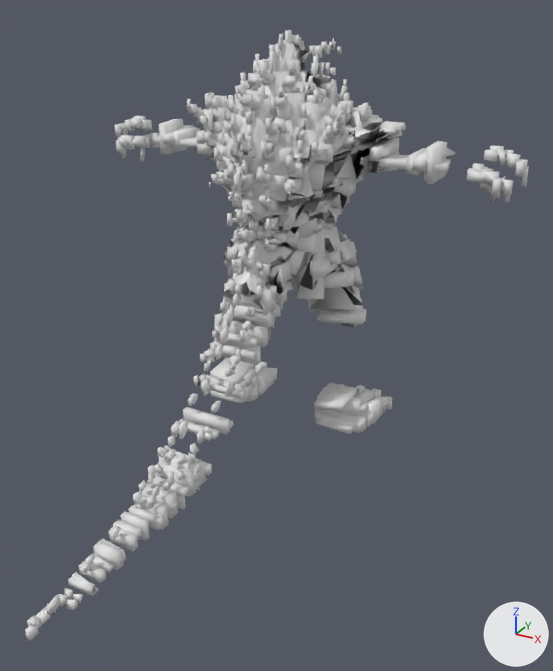
A saved change to the OBJ model src/main/resources/assets/kn8/meshes/kaiju_no2/body.obj.
Camera for both pictures: a 50 mm camera at (8.11, -15.67, 9.58) aimed at (1.42, -3.51, 3.5). The lights are fixed; the arrows at lower right show +X, +Y and +Z. The older version comes first. Where no turn or scale is listed for an object, it has been applied to the vertices. Vertices at exactly the same position are counted once.

Names of what the first picture shows: 'body'.
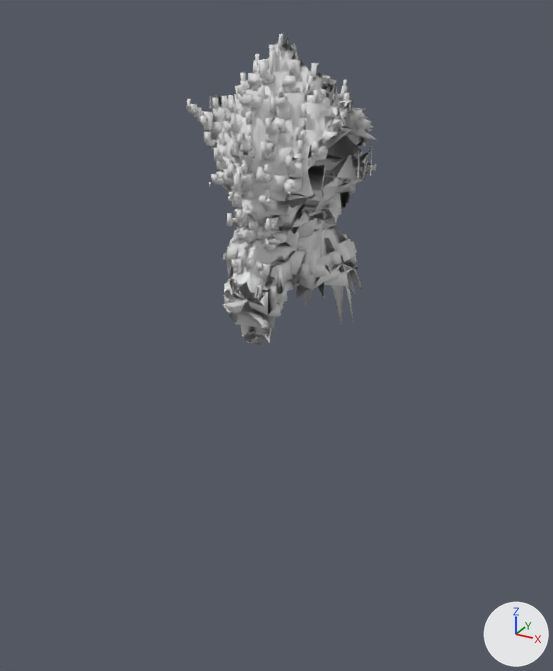
Changed parts and their boxes (x1, y1, x2, y2) in the pictures (553 x 671 px; the box of a moved part takes in the faces that stretch with it):
'body', reshaped (62% narrower, 49% shorter)
    before: (25, 30, 529, 641)
    after: (187, 34, 377, 344)
part 1 of me_body, deleted
    before: (25, 35, 529, 641)
part 2 of me_body, moved or reshaped
    before: (196, 30, 402, 343)
    after: (208, 43, 377, 344)

Edits to the bpy script that builds the scene:
```text
Change me_body:
    used by ob_body; location = (0.0, 0.0, 0.0)
    remove me_body.from_pydata(...)  # 5511 vertices, 8876 faces; spans x -5.17..5.13, y -9.32..1.71, z 0.01..8.98
    add me_body.from_pydata(...)  # 3401 vertices, 5678 faces; spans x -1.94..1.84, y -2.68..1.64, z 2.27..8.97
    me_body part 1: 273 loose pieces with 1956 vertices, spanning x -5.17..5.13, y -9.32..1.71, z 0.01..8.88, are deleted
    me_body part 2: 309 vertices removed from x -2.42..2.36, y -2.68..1.69, z 2.27..8.98; 155 vertices added at x -1.83..1.81, y -2.57..1.48, z 2.36..8.71
```
